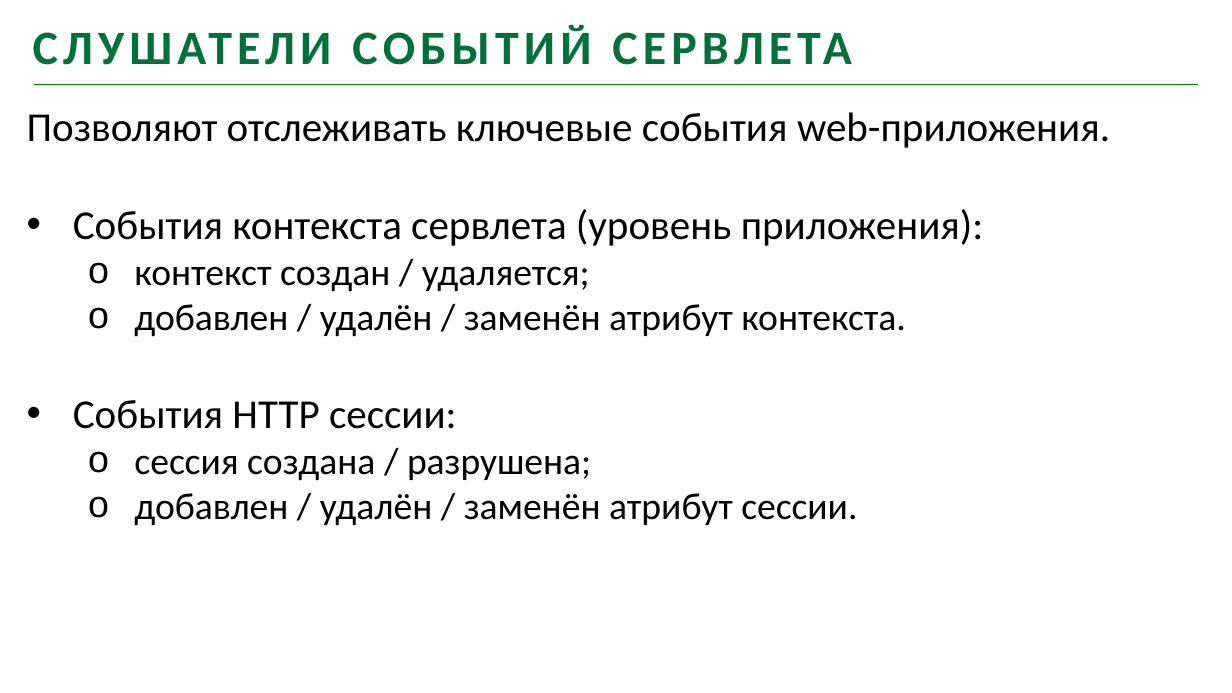
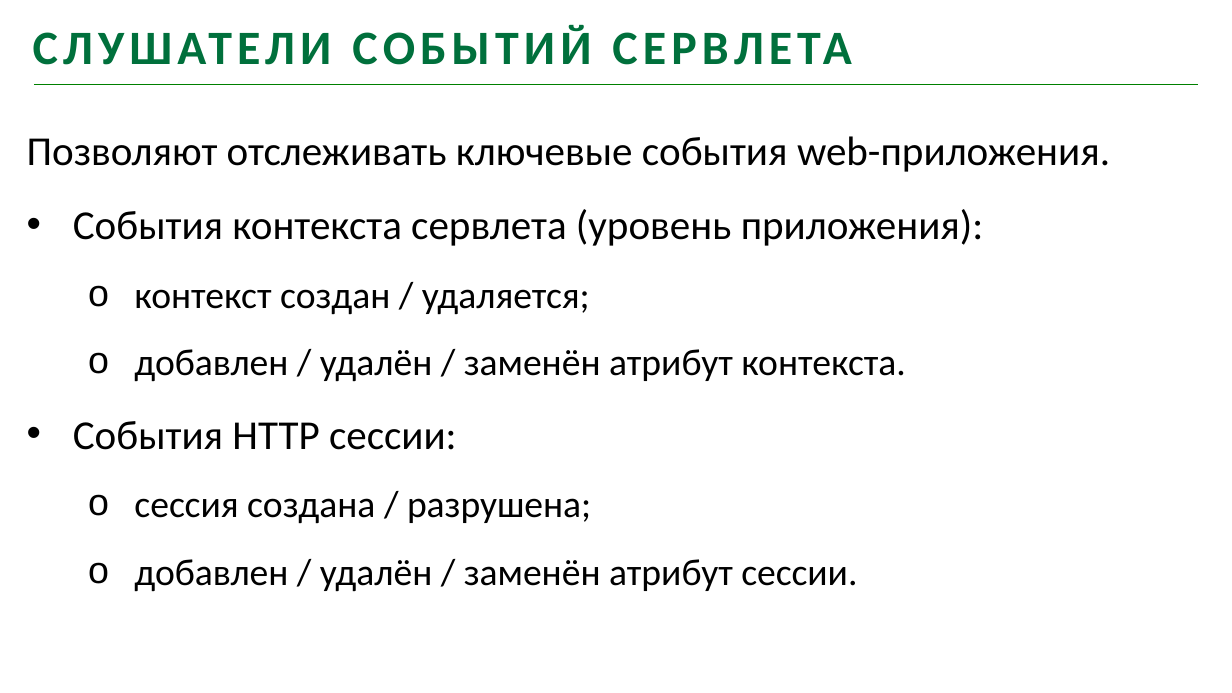
Before and after one commit to youhavebeenforked/JavaSchoolCourse, a slide deck: slide 17 of lessons/19_AppServers_Servlets_SpringMVC/Spring Web MCV framework.all.pptx. Drawn at 1232x693 pixels with LibreOffice and Linux fonts; fonts in the diff are those of the drawing; background and template pictures are left out. Boxes give left, top, right and bottom in pixels: in the first picture for what was removed or moved away, otherwise in the second. Text is boxed around its words. In the diff, an @@ line names an element or a change of style, - is before the commit and + after.

```diff
--- a/lessons/19_AppServers_Servlets_SpringMVC/Spring Web MCV framework.all.pptx
+++ b/lessons/19_AppServers_Servlets_SpringMVC/Spring Web MCV framework.all.pptx
@@ text "Позволяют отслеживать ключевые события web-приложения." at box(27, 136, 1110, 592): line spacing 1 to 1.5 @@
```
Also in this commit, not shown: 3 other slides changed, 25 other files.
